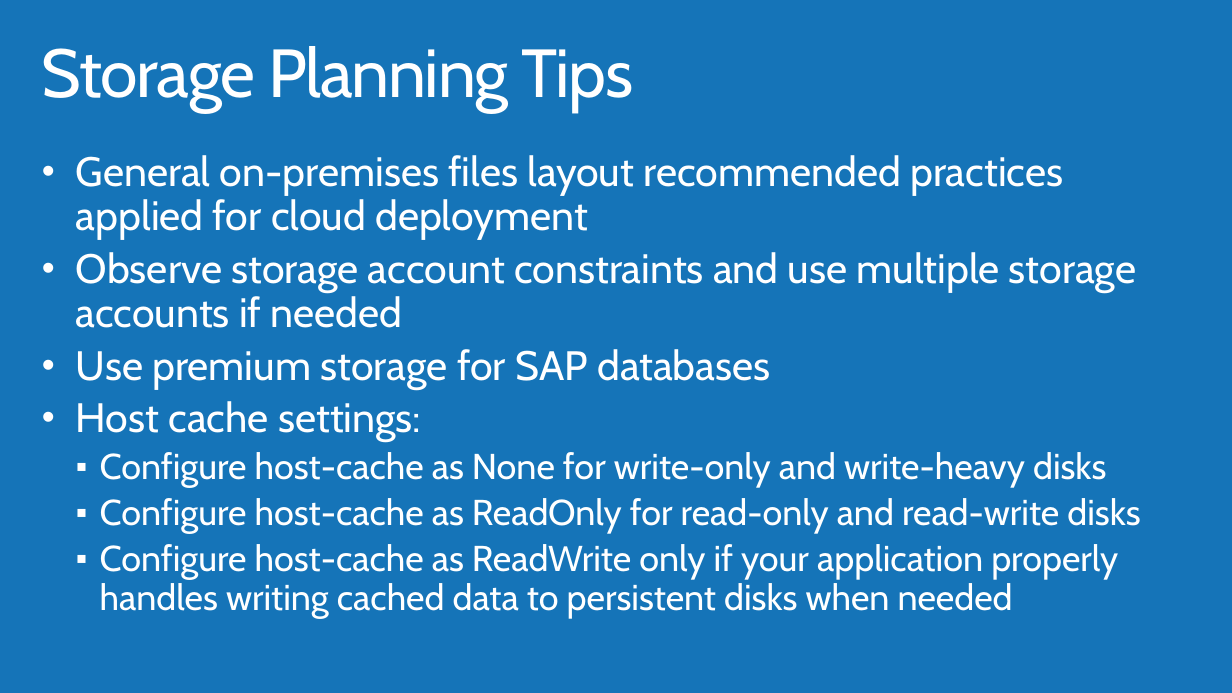
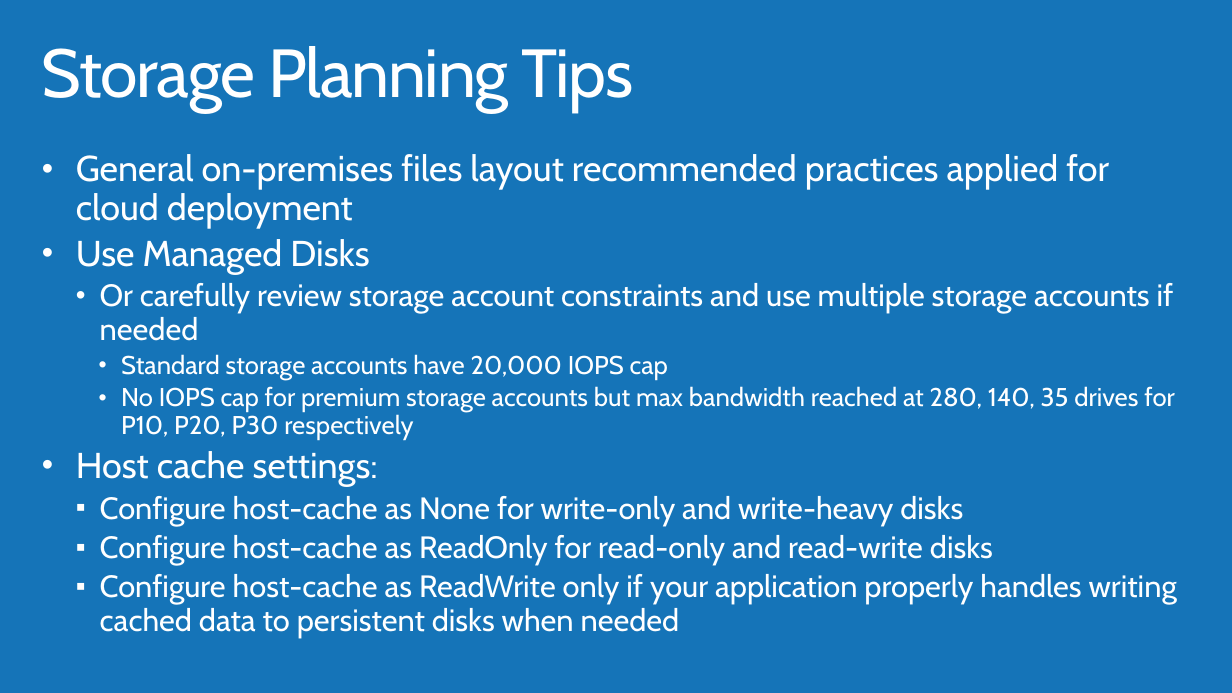
Before and after one commit to AzureCAT-GSI/SAP-on-Azure, a slide deck: slide 27 of Presentations/04_SAP_Netweaver_on_Azure_ADS.pptx (slide 22 before the commit). Drawn at 1232x693 pixels with LibreOffice and Linux fonts; fonts in the diff are those of the drawing; background and template pictures are left out. Boxes give left, top, right and bottom in pixels: in the first picture for what was removed or moved away, otherwise in the second. Text is boxed around its words. In the diff, an @@ line names an element or a change of style, - is before the commit and + after.

```diff
--- a/Presentations/04_SAP_Netweaver_on_Azure_ADS.pptx
+++ b/Presentations/04_SAP_Netweaver_on_Azure_ADS.pptx
@@ text at (76,154,1177,637): size 32 to 28 pt in "General on-premises files layout recommended practices appli ...", "Host cache settings:"; size 28 to 24 pt in "Configure host-cache as None for write-only and ...", "Configure host-cache as ReadOnly for read-only and ...", "Configure host-cache as ReadWrite only if your ..." @@
@@ text at (76,239,1175,440): text changed; size 32 to 20 pt @@
-• Observe storage account constraints and use multiple storage accounts if needed
-• Use premium storage for SAP databases
+• Use Managed Disks
+  • Or carefully review storage account constraints and use multiple storage accounts if needed
+    • Standard storage accounts have 20,000 IOPS cap
+    • No IOPS cap for premium storage accounts but max bandwidth reached at 280, 140, 35 drives for P10, P20, P30 respectively
```
Also in this commit, not shown: 39 other slides changed, 18 slides added, 21 slides removed, 18 other files.
